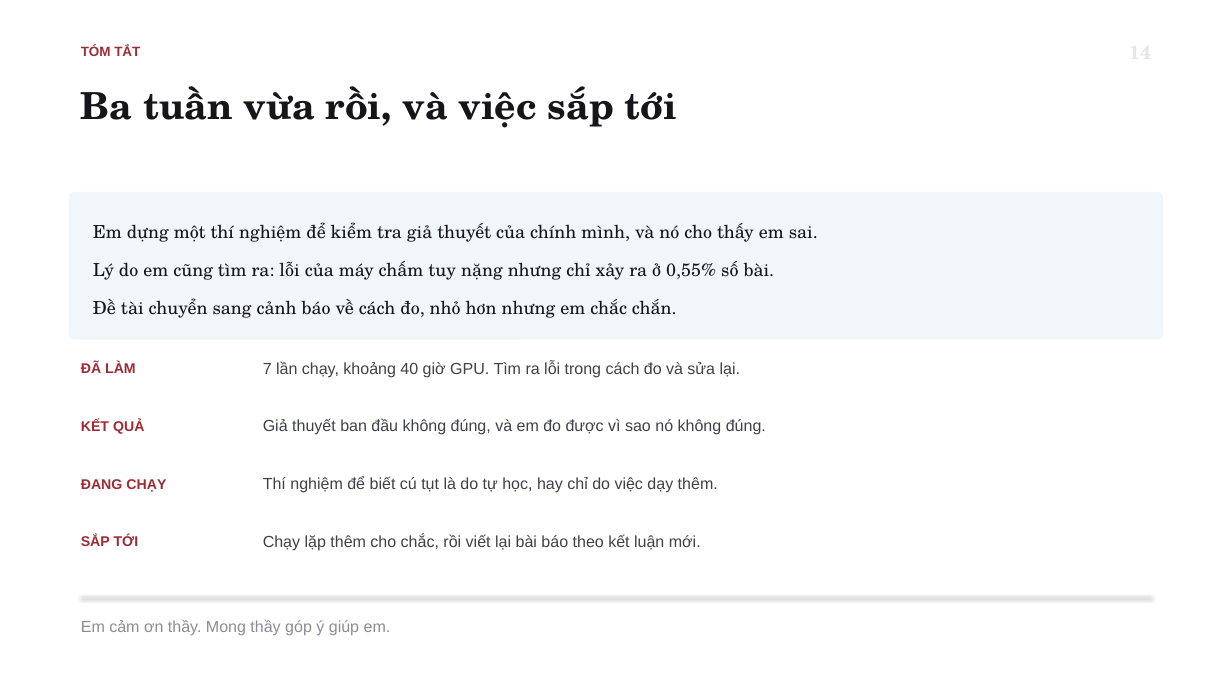
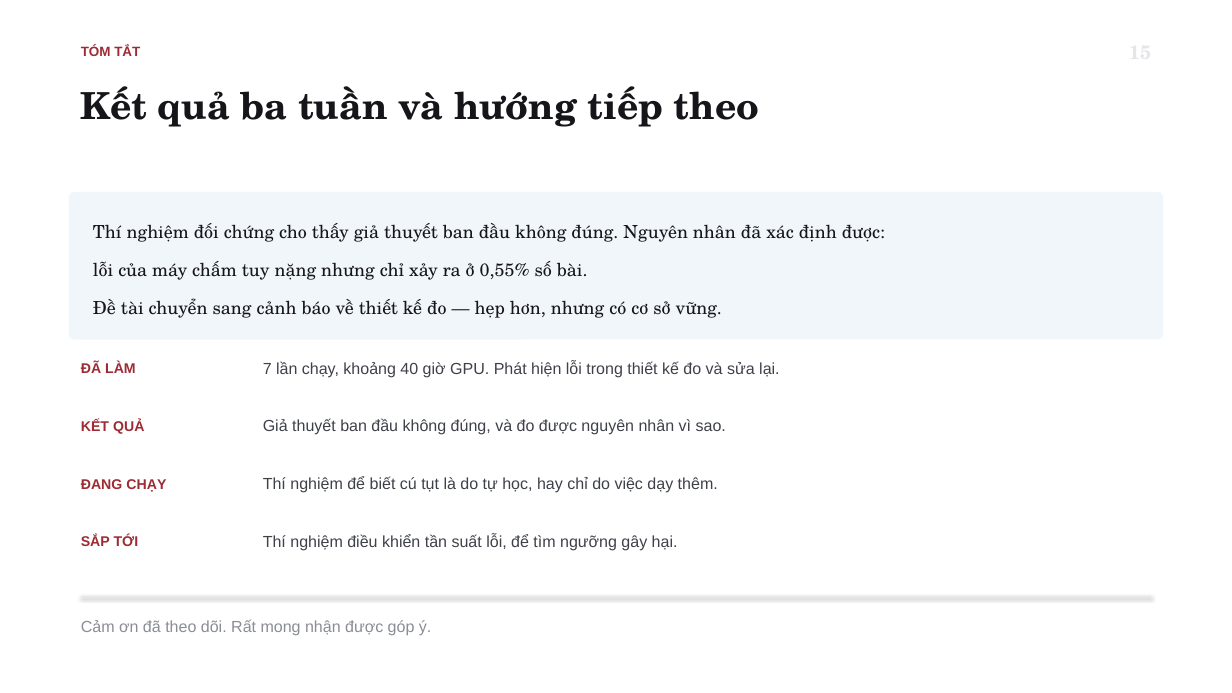
Before and after one commit to tsan2711/DACNTT_2026, a slide deck: slide 17 of BaoCaoTienDo_Tuan1-3_52300057_52300006.pptx (slide 16 before the commit). Drawn at 1232x693 pixels with LibreOffice and Linux fonts; fonts in the diff are those of the drawing. Boxes give left, top, right and bottom in pixels: in the first picture for what was removed or moved away, otherwise in the second. Text is boxed around its words. In the diff, an @@ line names an element or a change of style, - is before the commit and + after.

```diff
--- a/BaoCaoTienDo_Tuan1-3_52300057_52300006.pptx
+++ b/BaoCaoTienDo_Tuan1-3_52300057_52300006.pptx
@@ text at (81,86,759,127): text changed @@
-Ba tuần vừa rồi, và việc sắp tới
+Kết quả ba tuần và hướng tiếp theo
@@ text at (93,223,885,318): text changed @@
-Em dựng một thí nghiệm để kiểm tra giả thuyết của chính mình, và nó cho thấy em sai.
-Lý do em cũng tìm ra: lỗi của máy chấm tuy nặng nhưng chỉ xảy ra ở 0,55% số bài.
-Đề tài chuyển sang cảnh báo về cách đo, nhỏ hơn nhưng em chắc chắn.
+Thí nghiệm đối chứng cho thấy giả thuyết ban đầu không đúng. Nguyên nhân đã xác định được:
+lỗi của máy chấm tuy nặng nhưng chỉ xảy ra ở 0,55% số bài.
+Đề tài chuyển sang cảnh báo về thiết kế đo — hẹp hơn, nhưng có cơ sở vững.
@@ text at (263,361,779,378): text changed @@
-7 lần chạy, khoảng 40 giờ GPU. Tìm ra lỗi trong cách đo và sửa lại.
+7 lần chạy, khoảng 40 giờ GPU. Phát hiện lỗi trong thiết kế đo và sửa lại.
@@ text at (263,418,726,435): text changed @@
-Giả thuyết ban đầu không đúng, và em đo được vì sao nó không đúng.
+Giả thuyết ban đầu không đúng, và đo được nguyên nhân vì sao.
@@ text at (263,534,678,551): text changed @@
-Chạy lặp thêm cho chắc, rồi viết lại bài báo theo kết luận mới.
+Thí nghiệm điều khiển tần suất lỗi, để tìm ngưỡng gây hại.
@@ text at (81,620,431,635): text changed @@
-Em cảm ơn thầy. Mong thầy góp ý giúp em.
+Cảm ơn đã theo dõi. Rất mong nhận được góp ý.
```
Also in this commit, not shown: 15 other slides changed, 1 slide added, 2 other files.
